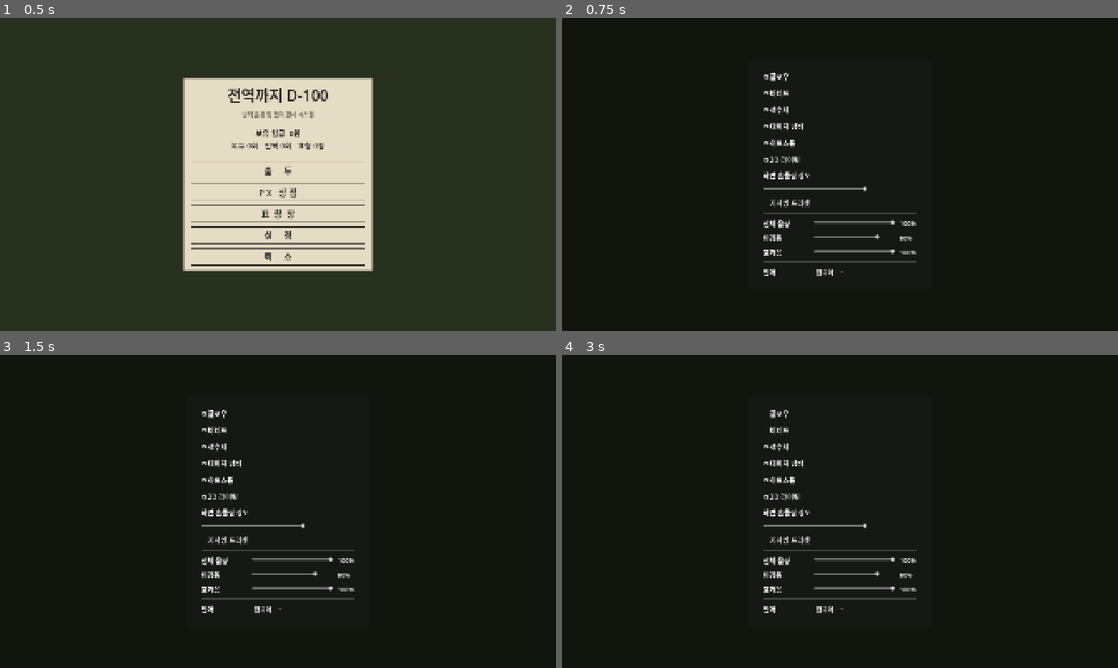
Above: before the commit, frames 1-4 (two rows, left to right).
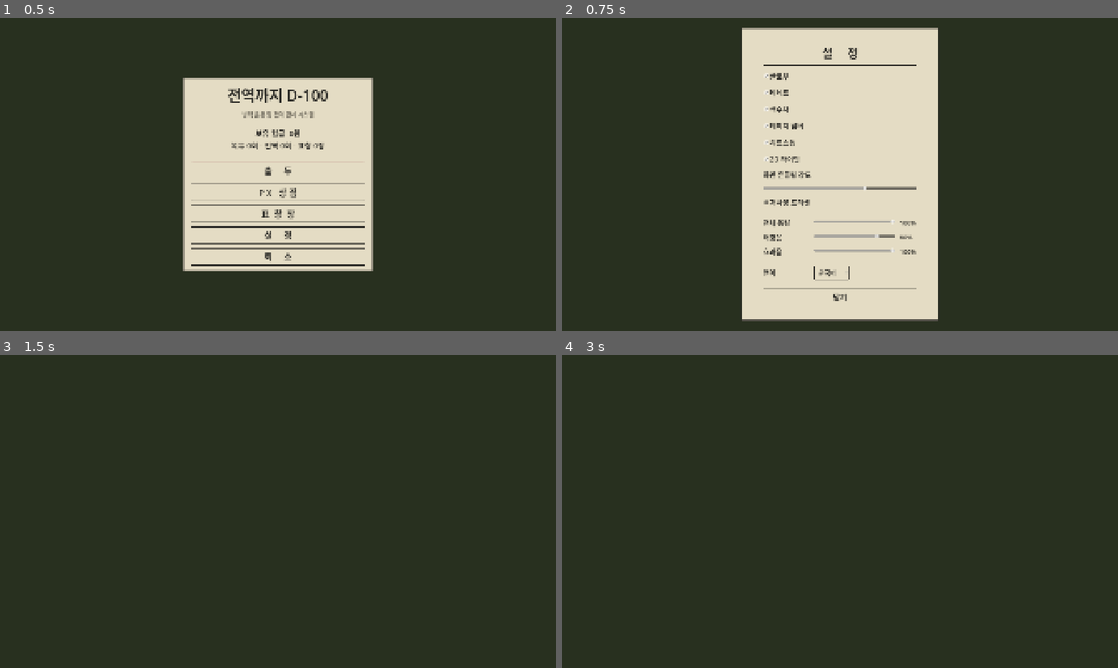
Above: after the commit, the same moments.

Repository: doogi7224/git-playground
Game: Godot game, scene res://ui/meta/meta_root.tscn
Two runs of this game, one before a commit and one after it. Both use one fixed random seed, a clock stepped at 60 frames per second and the inputs below.
Inputs (mouse positions are in pixels of both pictures, inside the frame that each line leads up to):
- Up to frame 1 (0.5 s): no input
- Up to frame 2 (0.75 s): click "설 정" at 0.5 s
- Up to frame 3 (1.5 s): click (278, 633) at 1.25 s, where only the run after the commit has a clickable "닫기"
- Up to frame 4 (3 s): click (840, 414) at 2 s, where only the run before the commit has a clickable "글로우"; click (840, 430) at 2.75 s, where only the run before the commit has a clickable "비네트"

Frame 1 is identical in both runs. In frame 2, 99% of the frame differs, in the area x 0-100%, y 0-100%; in frame 3, 78%; in frame 4, 78%.

Commit message:
feat(M5): 옵션 화면 — 갱지 톤 통일, 볼륨·언어·닫기
옵션만 M0 시절 검은 대화상자로 남아 있어서 메타 화면 사이에서 확 튀었다.
MetaUI 의 갱지 스타일박스를 씌우고 제목·구분선·닫기 버튼을 붙였다.

고친 것

  CheckBox 글자가 전부 빨갛게 나왔다. font_pressed_color 를 인장색으로 뒀는데,
  CheckBox 에서 "pressed" 는 누르는 중이 아니라 **체크된 상태**다. 그래서 켜진
  항목이 전부 빨개졌다. 진홍은 규칙 6 에서 "위험" 전용색이라 더 나쁘다 --
  설정 항목이 전부 경고처럼 보였다. 눌림색은 INK, 호버만 인장색으로 바꿨다.

  OptionButton 의 기본 회색 배경도 갱지 위에서 튀어서 갈아 끼웠다.

  Esc 처리가 두 군데였다. 메타 화면 안에서는 MetaRoot 가 Esc 를 잡는데 옵션
  패널도 같이 잡아서, 트리를 멈춘 채로 화면만 사라져 게임이 얼어붙을 수 있었다.
  부모가 메타 화면이면 옵션은 Esc 를 무시한다. 결과 화면과 같은 이유로
  _exit_tree 에서 일시정지도 푼다.

테스트가 옵션 화면을 안 건드리고 있었다

  이 화면에 파스 에러를 냈는데 "525개 검사 중 0개 실패" 가 그대로 떴다.
  화면을 열어 보지 않으니 스크립트가 로드조차 안 돼도 아무도 몰랐다.
  메타 화면 테스트가 이제 설정까지 열고, 항목이 그려지는지와 볼륨 슬라이더가
  실제로 Settings 를 움직이는지 본다.

검사 529개 (직전 525개).

Co-Authored-By: Claude Opus 5 <noreply@anthropic.com>
Claude-Session: https://claude.ai/code/session_01DH84wvEbpBbH2sZ1nM6fyB

Diff:
--- a/locale/strings.csv
+++ b/locale/strings.csv
@@ -61,6 +61,7 @@
 눈보라,눈보라,Blizzard
 눈보라가 시야를 가린다. 월급이 잘 나온다.,눈보라가 시야를 가린다. 월급이 잘 나온다.,Blizzards cut your sight. The pay is good.
 다연장 발연통,다연장 발연통,Multi-Tube Smoke Launcher
+닫기,닫기,Close
 당직사관,당직사관,Duty Officer
 대대장 순시,대대장 순시,Battalion Commander's Inspection
 대형 이동 장판. 지나간 자리가 전부 물바다.,대형 이동 장판. 지나간 자리가 전부 물바다.,A large moving pool. Everywhere it passes is flooded.
--- a/tests/run_tests.gd
+++ b/tests/run_tests.gd
@@ -16,7 +16,7 @@
 ## 하한 490 인데 508 → 506 으로 줄어든 걸 통과시켰고, 그 뒤에야 static 함수에서
 ## tr() 을 부를 수 없다는 컴파일 에러로 9개가 안 돌고 있었다는 걸 알았다.
 ## 새 테스트를 추가하면 이 숫자도 같이 올릴 것.
-const MIN_CHECKS: int = 524
+const MIN_CHECKS: int = 528
 
 var _failures: int = 0
 var _checks: int = 0
@@ -1496,6 +1496,32 @@
 	_check(SaveSystem.last_map() == &"parade_ground", "고른 맵이 저장된다")
 
 	# 화면 전환 후에도 다시 메인으로 돌아온다
+	# 옵션 화면. 여기 파스 에러가 나도 다른 테스트는 멀쩡히 돌아서
+	# "0개 실패" 가 뜬 적이 있다 -- 화면을 실제로 열어 봐야 잡힌다.
+	root._on_open_requested(&"options")
+	await get_tree().process_frame
+	var options: Control = root.get_node("OptionsPanel")
+	_check(options.visible, "설정으로 넘어간다")
+	var opt_box: VBoxContainer = options.get_node("Center/Panel/Margin/VBox")
+	_check(opt_box.get_child_count() > 10,
+			"설정 항목이 그려진다 (토글 6 + 흔들림 + 저사양 + 볼륨 3 + 언어, got %d)"
+			% opt_box.get_child_count())
+
+	# 볼륨 슬라이더가 실제로 Settings 를 움직이는가
+	var before_master: float = Settings.master_volume
+	var sliders: Array[HSlider] = []
+	for child: Node in opt_box.get_children():
+		if child is HBoxContainer:
+			for sub: Node in child.get_children():
+				if sub is HSlider:
+					sliders.append(sub as HSlider)
+	_check(sliders.size() == 3, "볼륨 슬라이더 3종 (got %d)" % sliders.size())
+	if sliders.size() == 3:
+		sliders[0].value = 0.4
+		_check(is_equal_approx(Settings.master_volume, 0.4),
+				"슬라이더가 설정을 바꾼다 (got %.2f)" % Settings.master_volume)
+	Settings.master_volume = before_master
+
 	root._go_main()
 	await get_tree().process_frame
 	_check(menu.visible and not shop.visible, "메인으로 돌아온다")
--- a/ui/meta/meta_root.gd
+++ b/ui/meta/meta_root.gd
@@ -23,6 +23,13 @@
 	_shop.back_requested.connect(_go_main)
 	_board.back_requested.connect(_go_main)
 	_go_main()
+
+
+## 옵션 패널이 "내가 메타 화면 안에 있는가" 를 이걸로 확인한다.
+## 안에 있으면 Esc 를 여기서만 처리한다 -- 둘 다 잡으면 트리가 멈춘 채로
+## 화면만 사라져 게임이 얼어붙는다.
+func show_screen_for_options() -> void:
+	_show(_options)
 
 
 func _unhandled_input(event: InputEvent) -> void:
--- a/ui/options_panel.gd
+++ b/ui/options_panel.gd
@@ -24,23 +24,27 @@
 func _ready() -> void:
 	process_mode = Node.PROCESS_MODE_ALWAYS
 	hide()
+	# 메타 화면과 같은 갱지 톤. 옵션만 검은 대화상자로 남아 있으면 확 튄다.
+	var panel: PanelContainer = $Center/Panel
+	panel.add_theme_stylebox_override(&"panel", MetaUI.paper_box())
 	_build()
 
 
 func _build() -> void:
+	_box.add_child(MetaUI.title("설     정", 40))
+	_box.add_child(MetaUI.rule())
+
 	for entry: Dictionary in TOGGLES:
 		var check := CheckBox.new()
 		check.text = tr(String(entry["label"]))
 		check.button_pressed = bool(Settings.get(entry["key"]))
 		check.add_theme_font_size_override(&"font_size", 24)
+		_ink(check)
 		var key: StringName = entry["key"]
 		check.toggled.connect(func(on: bool) -> void: Settings.set_option(key, on))
 		_box.add_child(check)
 
-	var shake_label := Label.new()
-	shake_label.text = tr("화면 흔들림 강도")
-	shake_label.add_theme_font_size_override(&"font_size", 24)
-	_box.add_child(shake_label)
+	_box.add_child(MetaUI.label("화면 흔들림 강도", 24))
 
 	var slider := HSlider.new()
 	slider.min_value = 0.0
@@ -55,22 +59,35 @@
 	low.text = tr("저사양 프리셋")
 	low.button_pressed = Settings.low_spec
 	low.add_theme_font_size_override(&"font_size", 24)
+	_ink(low)
 	low.toggled.connect(_on_low_spec)
 	_box.add_child(low)
 
-	_box.add_child(_rule())
+	_box.add_child(MetaUI.rule())
 	for entry: Dictionary in VOLUMES:
 		_add_volume(entry["key"], String(entry["label"]))
 
-	_box.add_child(_rule())
+	_box.add_child(MetaUI.rule())
 	_add_language()
 
+	_box.add_child(MetaUI.rule())
+	var close: Button = MetaUI.button("닫기", 26)
+	close.pressed.connect(func() -> void:
+		AudioManager.play_sfx(&"ui_click")
+		_close())
+	_box.add_child(close)
 
-func _rule() -> Control:
-	var line := ColorRect.new()
-	line.color = Color(1.0, 1.0, 1.0, 0.18)
-	line.custom_minimum_size = Vector2(0.0, 2.0)
-	return line
+
+## 갱지 위에서는 글자가 검정이어야 읽힌다. CheckBox 는 기본이 흰 글자다.
+##
+## ★ font_pressed_color 를 인장색으로 두면 안 된다. CheckBox 에서 "pressed" 는
+##   누르는 중이 아니라 **체크된 상태**다. 그래서 켜진 항목이 전부 빨개진다.
+##   진홍은 규칙 6 에서 "위험" 전용색이라 더 나쁘다 -- 설정 항목이 경고처럼 보인다.
+func _ink(c: Control) -> void:
+	c.add_theme_color_override(&"font_color", MetaUI.INK)
+	c.add_theme_color_override(&"font_pressed_color", MetaUI.INK)
+	c.add_theme_color_override(&"font_focus_color", MetaUI.INK)
+	c.add_theme_color_override(&"font_hover_color", MetaUI.STAMP)
 
 
 func _add_volume(key: StringName, label_text: String) -> void:
@@ -78,10 +95,8 @@
 	row.add_theme_constant_override(&"separation", 16)
 	_box.add_child(row)
 
-	var label := Label.new()
-	label.text = tr(label_text)
+	var label: Label = MetaUI.label(label_text, 24)
 	label.custom_minimum_size = Vector2(160.0, 0.0)
-	label.add_theme_font_size_override(&"font_size", 24)
 	row.add_child(label)
 
 	var slider := HSlider.new()
@@ -93,10 +108,8 @@
 	row.add_child(slider)
 
 	# 지금 몇인지 숫자로도 보여 준다. 슬라이더만 있으면 0.05 단위가 안 읽힌다.
-	var value_label := Label.new()
-	value_label.text = "%d%%" % int(round(slider.value * 100.0))
+	var value_label: Label = MetaUI.label("%d%%" % int(round(slider.value * 100.0)), 22)
 	value_label.custom_minimum_size = Vector2(60.0, 0.0)
-	value_label.add_theme_font_size_override(&"font_size", 22)
 	row.add_child(value_label)
 
 	slider.value_changed.connect(func(v: float) -> void:
@@ -111,14 +124,16 @@
 	row.add_theme_constant_override(&"separation", 16)
 	_box.add_child(row)
 
-	var label := Label.new()
-	label.text = tr("언어")
+	var label: Label = MetaUI.label("언어", 24)
 	label.custom_minimum_size = Vector2(160.0, 0.0)
-	label.add_theme_font_size_override(&"font_size", 24)
 	row.add_child(label)
 
 	var option := OptionButton.new()
 	option.add_theme_font_size_override(&"font_size", 22)
+	_ink(option)
+	# 기본 회색 배경이 갱지 위에서 튄다.
+	for state: StringName in [&"normal", &"hover", &"pressed", &"focus", &"disabled"]:
+		option.add_theme_stylebox_override(state, MetaUI._button_box(MetaUI.PAPER, MetaUI.INK))
 	for i in Settings.LOCALES.size():
 		var code: String = Settings.LOCALES[i]
 		# 언어 이름은 그 언어로 적는다. 번역하지 않는다 --
@@ -149,7 +164,29 @@
 
 
 func _unhandled_input(event: InputEvent) -> void:
-	if event.is_action_pressed(&"pause_game"):
-		visible = not visible
-		get_tree().paused = visible
-		get_viewport().set_input_as_handled()
+	if not event.is_action_pressed(&"pause_game"):
+		return
+	# 메타 화면 안에서는 부모(MetaRoot)가 Esc 를 처리한다. 여기서 또 잡으면
+	# 트리를 멈춘 채로 화면만 사라져 게임이 얼어붙는다.
+	# 타입 대신 메서드 유무로 본다 -- 결합을 덜 만든다.
+	var parent: Node = get_parent()
+	if parent != null and parent.has_method("show_screen_for_options"):
+		return
+	if visible:
+		_close()
+	else:
+		show()
+		get_tree().paused = true
+	get_viewport().set_input_as_handled()
+
+
+func _close() -> void:
+	hide()
+	get_tree().paused = false
+
+
+## 이 화면은 트리를 멈춘다. 다른 경로로 사라져도 얼지 않게 떠날 때 푼다.
+func _exit_tree() -> void:
+	var tree: SceneTree = get_tree()
+	if tree != null:
+		tree.paused = false
--- a/ui/options_panel.tscn
+++ b/ui/options_panel.tscn
@@ -17,7 +17,7 @@
 grow_horizontal = 2
 grow_vertical = 2
 mouse_filter = 2
-color = Color(0.0392157, 0.0470588, 0.0313726, 0.75)
+color = Color(0.156863, 0.188235, 0.121569, 0.92)
 
 [node name="Center" type="CenterContainer" parent="."]
 anchors_preset = 15
